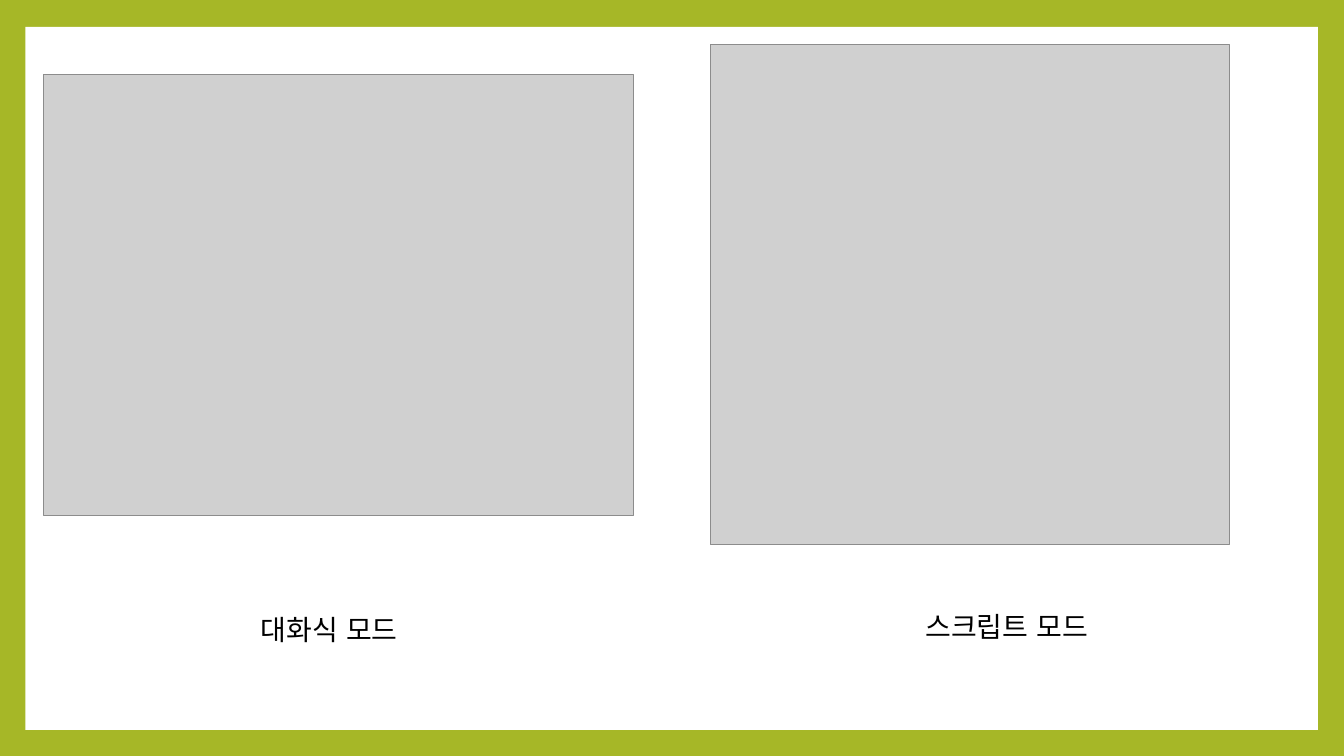
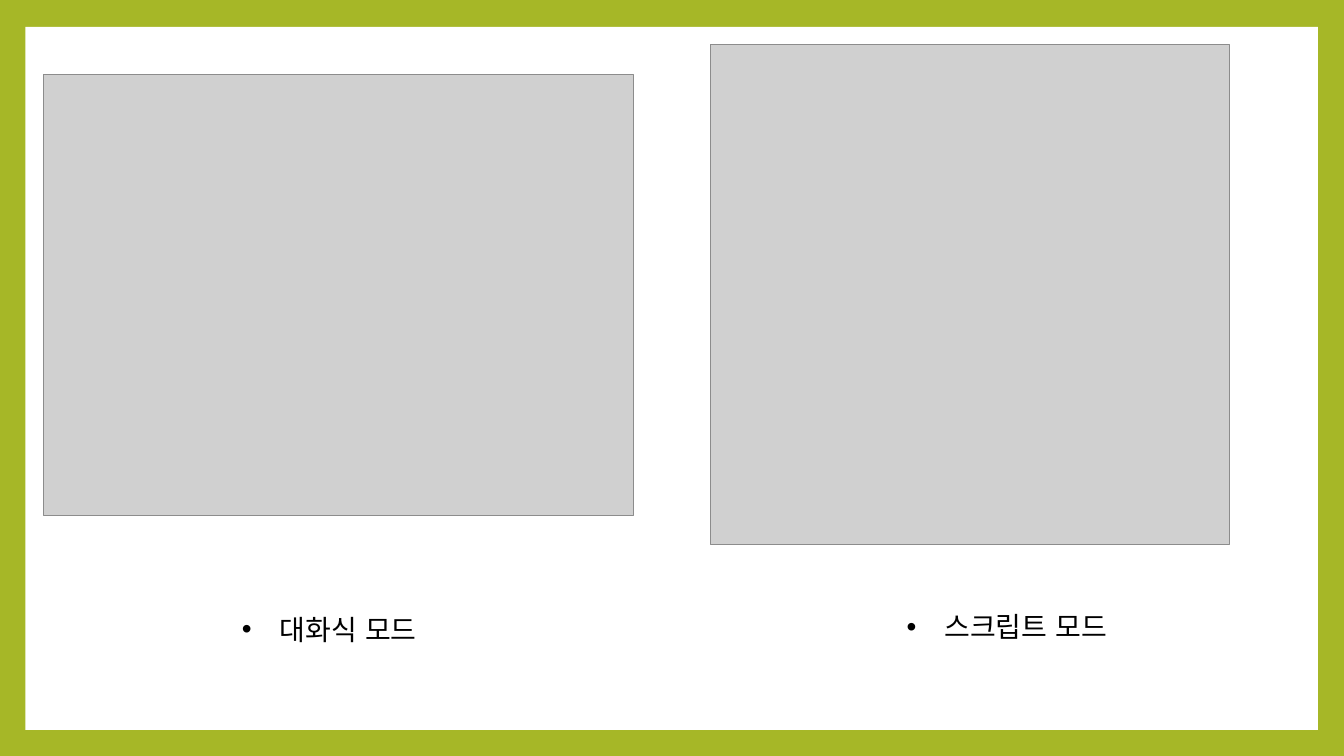
Before and after one commit to noheul1030/KOPO-Python-Vacation, a slide deck: slide 6 of Python과제/Python_1강.pptx (slide 5 before the commit). Drawn at 1344x756 pixels with LibreOffice and Linux fonts; fonts in the diff are those of the drawing; grey boxes stand for pictures. Boxes give left, top, right and bottom in pixels: in the first picture for what was removed or moved away, otherwise in the second. Text is boxed around its words. In the diff, an @@ line names an element or a change of style, - is before the commit and + after.

```diff
--- a/Python과제/Python_1강.pptx
+++ b/Python과제/Python_1강.pptx
@@ text "대화식 모드" at box(280, 616, 417, 643): bullet none to • @@
@@ text "스크립트 모드" at box(944, 614, 1107, 639): bullet none to • @@
```
Also in this commit, not shown: 3 other slides changed, 1 slide added.
